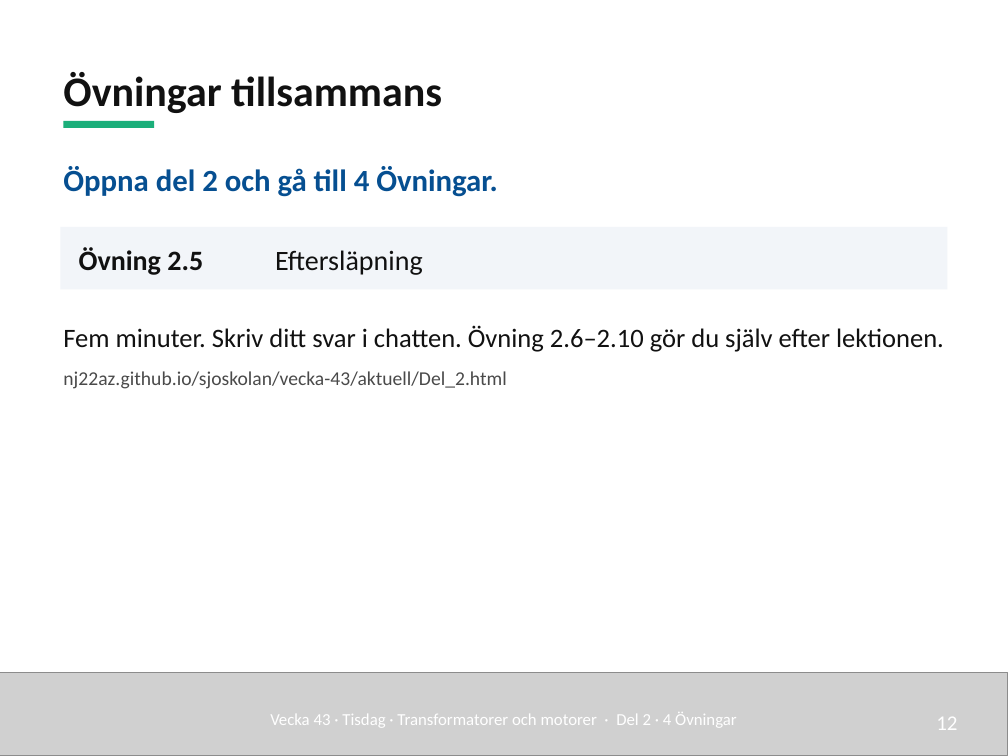
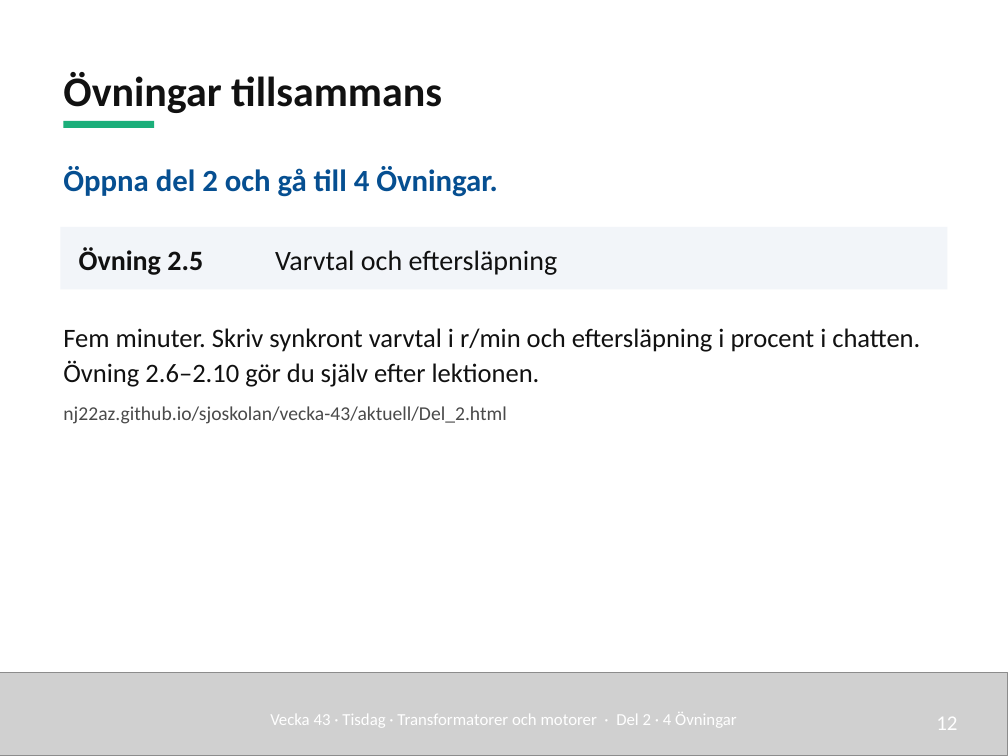
Before and after one commit to nj22az/nj22az.github.io, a slide deck: slide 12 of sjoskolan/vecka-43/aktuell/v43_02_Transformatorer_och_motorer_elev.pptx. Drawn at 1008x756 pixels with LibreOffice and Linux fonts; fonts in the diff are those of the drawing; grey boxes stand for pictures. Boxes give left, top, right and bottom in pixels: in the first picture for what was removed or moved away, otherwise in the second. Text is boxed around its words. In the diff, an @@ line names an element or a change of style, - is before the commit and + after.

Commit message:
Separate Week 43 classroom motor calculation from assessment
Use a ten-pole 60 Hz motor at 684 r/min for exercise 2.5, with complete synchronous-speed and slip working. Rebuild student pages and the 21-slide presentation, PDF and slideshow. Keep assessment content, marking hashes, exercise anchors and saved progress unchanged. Preserve the book original as a separate record.

Validation: all generated files current; 21 Python content tests and 19 Node checks pass, with one optional private-answer check skipped. Independently checked results and hint values against all 40 weekly exercises and the assessed motor cases. Assessment files and book source are byte-identical. Revised PDF visually inspected; only slide 12 text changes. Teacher Google Doc updated and read back. Local Chromium UI test could not launch because the host prohibits its socket creation.

```diff
--- a/sjoskolan/vecka-43/aktuell/v43_02_Transformatorer_och_motorer_elev.pptx
+++ b/sjoskolan/vecka-43/aktuell/v43_02_Transformatorer_och_motorer_elev.pptx
@@ text at <box>275,250,558,275</box>: text changed @@
-Eftersläpning
+Varvtal och eftersläpning
@@ text at <box>63,328,920,387</box>: text changed @@
-Fem minuter. Skriv ditt svar i chatten. Övning 2.6–2.10 gör du själv efter lektionen.
+Fem minuter. Skriv synkront varvtal i r/min och eftersläpning i procent i chatten. Övning 2.6–2.10 gör du själv efter lektionen.
```
Also in this commit, not shown: 33 other files.
